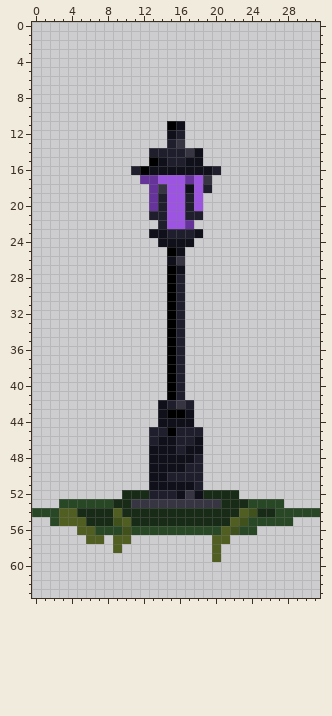
Two states of a pixel-art sprite, Textures/Mundo/poste-v1.png. Above: the version before the commit.
The file is 32x64 pixels. Colours within 5 levels of each other are drawn and written as one.
Once edited:
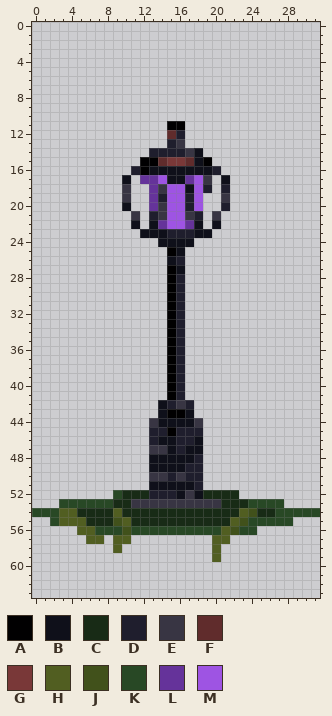
Palette (. is transparent): A #010001  B #0f101a  C #182b16  D #1f1e2d  E #383543  F #602c2c  G #793838  H #515e21  J #41511b  K #284825  L #65339a  M #9e54e3
Diff:
@@ x 8..23 @@
 10 ................
-11 .......AB.......
-12 .......BD.......
+11 .......AA.......
+12 .......FD.......
 13 .......DE.......
 14 .....DDDDEB.....
-15 .....ABDDBB.....
+15 ....AAFGGFBA....
 16 ...DABBBBBBBD...
-17 ....LLMMMLME....
-18 .....LEMMBMD....
-19 .....LDMMDM.....
-20 .....LDMMDM.....
-21 .....DDMMDD.....
-22 ......DMML......
-23 .....BBDDDB.....
+17 ..B.LLMBBLME.B..
+18 ..E..LEMMBMD.D..
+19 ..E..LDMMDM..E..
+20 ..B..LEMMDM..D..
+21 ...E.DEMMED.E...
+22 ...B.BLMMLB.B...
+23 ....BBBDDDBB....
 24 ......BBBB......
 25 .......AB.......
-26 .......BE.......
+26 .......BD.......
 27 .......AB.......
@@ x 7..20 @@
 43 .......BAAB...
-44 .......BBBB...
+44 ......EBBBBE..
 45 ......DDADDD..
 46 ......DBBDDB..
-47 ......BBBDBB..
+47 ......EEBDBB..
 48 ......BBBBBD..
 49 ......BBBBDD..
-50 ......BBDDDD..
+50 ......EEDEDD..
 51 ......BBBBBD..
-52 ...CCCDDDBEBCC
+52 ..KCCCDDDBEBCC
 53 KKCCEEEEEEEEEE
Boxes around the changes in both pictures, in picture pixels (x1, y1, x2, y2):
changed: (122, 121, 230, 265)
changed: (113, 418, 185, 499)
added: (194, 418, 203, 427)
